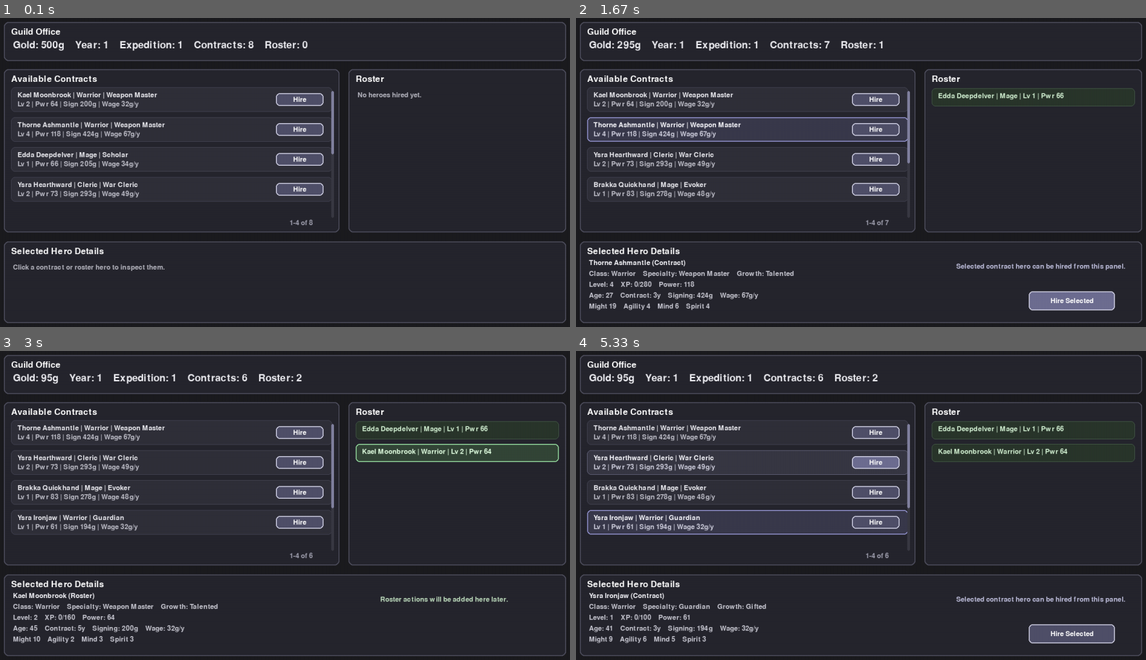
Above: before the commit, frames 1-4 (two rows, left to right).
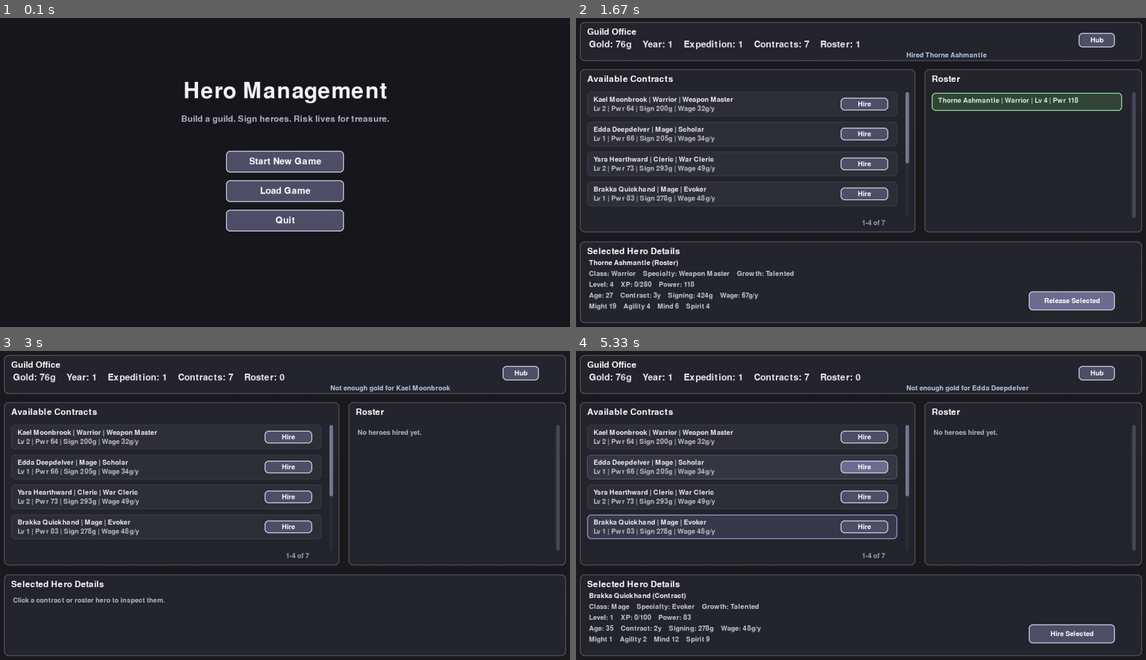
Above: after the commit, the same moments.

Repository: Mat-Ferraro/Hero_Management_pygame
Game: pygame game, started from main.py
The game is run twice, just before and just after one commit, with the same random seed, the same clock (stepped at 60 frames per second) and the same inputs.
Inputs (mouse positions are in pixels of both pictures, inside the frame that each line leads up to):
- Up to frame 1 (0.1 s): no input
- Up to frame 2 (1.67 s): click (861, 160) at 0.38 s, where only the run after the commit has a clickable "Start New Game"; click (741, 144) at 0.72 s, where only the run after the commit has a clickable "Guild"; click (741, 126) at 1.05 s; click "Hire Selected" at 1.38 s
- Up to frame 3 (3 s): click (495, 632) at 1.72 s, where only the run after the commit has a clickable "Release Selected"; press the mouse at (518, 372) at 2.03 s; move the mouse to (330, 502) at 2.13 s; release the mouse at (148, 632) at 2.27 s; click "Hire" at 2.38 s; press the mouse at (518, 372) at 2.7 s; move the mouse to (473, 409) at 2.8 s; release the mouse at (427, 449) at 2.93 s
- Up to frame 4 (5.33 s): click (855, 514) at 3.55 s; click (821, 449) at 3.88 s; press the mouse at (1094, 372) at 4.2 s; move the mouse to (883, 446) at 4.3 s; release the mouse at (672, 520) at 4.43 s; click "Hire" at 4.55 s; press the mouse at (861, 437) at 4.87 s; move the mouse to (957, 496) at 4.97 s; release the mouse at (1049, 558) at 5.1 s; click (866, 465) at 5.22 s

The runs differ from the first frame. In frame 1, 24% of the frame differs, in the area x 0-100%, y 1-99%; in frame 2, 9.9%; in frame 3, 11%; in frame 4, 12%.

Commit message:
adding menus and polishing existing management scene

Diff:
--- a/main.py
+++ b/main.py
@@ -7,7 +7,7 @@
 sys.path.insert(0, str(CORE_DIR))
 
 import pygame
-from game_state import create_game
+
 from pygame_ui.app import App
 
 
@@ -17,9 +17,7 @@
     screen = pygame.display.set_mode((1280, 720))
     pygame.display.set_caption("Hero Management")
 
-    state = create_game()
-
-    app = App(screen, state)
+    app = App(screen)
     app.run()
 
     pygame.quit()
--- a/pygame_ui/app.py
+++ b/pygame_ui/app.py
@@ -1,24 +1,83 @@
 import pygame
+
+from game_state import create_game
+from save_system import load_game, save_exists, save_game
+
+from pygame_ui.scenes.game_hub_scene import GameHubScene
+from pygame_ui.scenes.main_menu_scene import MainMenuScene
 from pygame_ui.scenes.management_scene import ManagementScene
 
 
 class App:
-    def __init__(self, screen, state):
+    def __init__(self, screen):
         self.screen = screen
-        self.state = state
         self.clock = pygame.time.Clock()
+        self.running = True
+        self.state = None
 
-        self.scene = ManagementScene(state)
+        self.show_main_menu()
+
+    def show_main_menu(self):
+        self.scene = MainMenuScene(
+            on_start_new_game=self.start_new_game,
+            on_load_game=self.load_game,
+            on_quit=self.quit_game,
+        )
+
+    def start_new_game(self):
+        self.state = create_game()
+        self.show_game_hub("New game started.")
+
+    def load_game(self):
+        if not save_exists():
+            print("No save file found.")
+            return
+
+        try:
+            self.state = load_game()
+        except Exception as exc:
+            print(f"Failed to load game: {exc}")
+            return
+
+        self.show_game_hub("Loaded saved game.")
+
+    def save_current_game(self):
+        if self.state is None:
+            return
+
+        try:
+            path = save_game(self.state)
+            print(f"Saved game to {path}")
+        except Exception as exc:
+            print(f"Save failed: {exc}")
+
+    def show_game_hub(self, status_message="Game hub."):
+        self.scene = GameHubScene(
+            state=self.state,
+            on_open_guild=self.show_guild,
+            on_save_game=self.save_current_game,
+            on_return_to_menu=self.show_main_menu,
+            status_message=status_message,
+        )
+
+    def show_guild(self):
+        self.scene = ManagementScene(
+            state=self.state,
+            on_return_to_hub=self.show_game_hub,
+            on_save_game=self.save_current_game,
+        )
+
+    def quit_game(self):
+        self.running = False
 
     def run(self):
-        running = True
-
-        while running:
+        while self.running:
             mouse_pos = pygame.mouse.get_pos()
 
             for event in pygame.event.get():
                 if event.type == pygame.QUIT:
-                    running = False
+                    self.running = False
+                    continue
 
                 self.scene.handle_event(event)
 
--- /dev/null
+++ b/pygame_ui/scenes/game_hub_scene.py
@@ -0,0 +1,97 @@
+import pygame
+
+from ..widgets.button import Button
+from ..widgets.panel import Panel
+
+
+class GameHubScene:
+    def __init__(self, state, on_open_guild, on_save_game, on_return_to_menu, status_message=""):
+        self.state = state
+        self.on_open_guild = on_open_guild
+        self.on_save_game = on_save_game
+        self.on_return_to_menu = on_return_to_menu
+        self.status_message = status_message
+
+        self.mouse_pos = (0, 0)
+
+        self.title_font = pygame.font.SysFont(None, 56)
+        self.header_font = pygame.font.SysFont(None, 30)
+        self.font = pygame.font.SysFont(None, 24)
+        self.button_font = pygame.font.SysFont(None, 28)
+
+        self.header_panel = Panel((40, 40, 1200, 110), "Game Hub")
+        self.main_panel = Panel((40, 180, 1200, 480), "Choose Destination")
+
+    def handle_event(self, event):
+        if event.type == pygame.MOUSEBUTTONUP and event.button == 1:
+            for button in self.build_buttons():
+                if button.rect.collidepoint(event.pos):
+                    button.on_click()
+                    return
+
+    def update(self, mouse_pos):
+        self.mouse_pos = mouse_pos
+
+    def draw(self, screen):
+        screen.fill((28, 28, 32))
+
+        self.header_panel.draw(screen, self.header_font)
+        self.main_panel.draw(screen, self.header_font)
+
+        stats = (
+            f"Gold: {self.state.gold}g    "
+            f"Year: {self.state.year}    "
+            f"Expedition: {self.state.expedition}    "
+            f"Contracts: {len(self.state.available_contracts)}    "
+            f"Roster: {len(self.state.roster)}"
+        )
+
+        screen.blit(
+            self.header_font.render(stats, True, (235, 235, 240)),
+            (70, 92),
+        )
+
+        if self.status_message:
+            screen.blit(
+                self.font.render(self.status_message, True, (180, 200, 230)),
+                (70, 125),
+            )
+
+        for button in self.build_buttons():
+            button.update(self.mouse_pos)
+            button.draw(screen, self.button_font)
+
+        self.draw_descriptions(screen)
+
+    def draw_descriptions(self, screen):
+        descriptions = [
+            ("Guild", "Hire heroes, inspect roster, and manage contracts."),
+            ("Expedition", "Prepare parties and choose dungeons. Coming soon."),
+            ("Market", "Buy supplies and equipment. Coming soon."),
+            ("Inventory", "View and equip items. Coming soon."),
+        ]
+
+        y = 440
+        for title, description in descriptions:
+            text = f"{title}: {description}"
+            screen.blit(self.font.render(text, True, (190, 190, 205)), (260, y))
+            y += 30
+
+    def build_buttons(self):
+        return [
+            Button((260, 260, 220, 56), "Guild", self.on_open_guild),
+            Button((530, 260, 220, 56), "Expedition", self.coming_soon_expedition),
+            Button((800, 260, 220, 56), "Market", self.coming_soon_market),
+            Button((260, 340, 220, 56), "Inventory", self.coming_soon_inventory),
+            Button((530, 340, 220, 56), "Save Game", self.on_save_game),
+            Button((800, 340, 220, 56), "Main Menu", self.on_return_to_menu),
+        ]
+
+    def coming_soon_expedition(self):
+        self.status_message = "Expedition screen coming soon."
+
+    def coming_soon_market(self):
+        self.status_message = "Market screen coming soon."
+
+    def coming_soon_inventory(self):
+        self.status_message = "Inventory screen coming soon."
--- /dev/null
+++ b/pygame_ui/scenes/main_menu_scene.py
@@ -0,0 +1,70 @@
+import pygame
+
+from ..widgets.button import Button
+
+
+class MainMenuScene:
+    def __init__(self, on_start_new_game, on_load_game, on_quit):
+        self.on_start_new_game = on_start_new_game
+        self.on_load_game = on_load_game
+        self.on_quit = on_quit
+
+        self.title_font = pygame.font.SysFont(None, 72)
+        self.subtitle_font = pygame.font.SysFont(None, 28)
+        self.button_font = pygame.font.SysFont(None, 30)
+
+        self.mouse_pos = (0, 0)
+        self.status_message = ""
+
+    def handle_event(self, event):
+        if event.type == pygame.MOUSEBUTTONUP and event.button == 1:
+            for button in self.build_buttons():
+                if button.rect.collidepoint(event.pos):
+                    button.on_click()
+                    return
+
+    def update(self, mouse_pos):
+        self.mouse_pos = mouse_pos
+
+    def draw(self, screen):
+        screen.fill((24, 24, 30))
+
+        title = self.title_font.render("Hero Management", True, (245, 245, 250))
+        title_rect = title.get_rect(center=(640, 170))
+        screen.blit(title, title_rect)
+
+        subtitle = self.subtitle_font.render(
+            "Build a guild. Sign heroes. Risk lives for treasure.",
+            True,
+            (180, 180, 195),
+        )
+        subtitle_rect = subtitle.get_rect(center=(640, 230))
+        screen.blit(subtitle, subtitle_rect)
+
+        for button in self.build_buttons():
+            button.update(self.mouse_pos)
+            button.draw(screen, self.button_font)
+
+        if self.status_message:
+            status = self.subtitle_font.render(self.status_message, True, (210, 180, 180))
+            status_rect = status.get_rect(center=(640, 520))
+            screen.blit(status, status_rect)
+
+    def build_buttons(self):
+        return [
+            Button(
+                (510, 300, 260, 48),
+                "Start New Game",
+                self.on_start_new_game,
+            ),
+            Button(
+                (510, 365, 260, 48),
+                "Load Game",
+                self.on_load_game,
+            ),
+            Button(
+                (510, 430, 260, 48),
+                "Quit",
+                self.on_quit,
+            ),
+        ]
--- a/pygame_ui/scenes/management_scene.py
+++ b/pygame_ui/scenes/management_scene.py
@@ -8,38 +8,43 @@
     CONTRACT_VISIBLE_ROWS = 4
     ROSTER_VISIBLE_ROWS = 4
 
-    CONTRACT_ROW_START_Y = 170
     CONTRACT_ROW_SPACING = 66
-
-    ROSTER_ROW_START_Y = 170
     ROSTER_ROW_SPACING = 50
 
-    def __init__(self, state):
+    SCROLLBAR_WIDTH = 8
+    SCROLLBAR_MARGIN = 14
+
+    def __init__(self, state, on_return_to_hub, on_save_game):
         self.state = state
+        self.on_return_to_hub = on_return_to_hub
+        self.on_save_game = on_save_game
 
         self.font = pygame.font.SysFont(None, 22)
         self.title_font = pygame.font.SysFont(None, 28)
-        self.header_font = pygame.font.SysFont(None, 32)
+        self.header_font = pygame.font.SysFont(None, 30)
 
         self.mouse_pos = (0, 0)
-
         self.selected_hero = None
         self.selected_source = ""
 
         self.contract_scroll = 0
         self.roster_scroll = 0
+        self.status_message = "Guild screen active."
 
         self.header_panel = Panel((20, 16, 1240, 86), "Guild Office")
         self.contracts_panel = Panel((20, 120, 740, 360), "Available Contracts")
         self.roster_panel = Panel((780, 120, 480, 360), "Roster")
         self.details_panel = Panel((20, 500, 1240, 180), "Selected Hero Details")
 
+        self.contract_row_start_y = self.contracts_panel.rect.y + 60
+        self.roster_row_start_y = self.roster_panel.rect.y + 60
+
     def hire_hero(self, hero):
         if hero not in self.state.available_contracts:
             return
 
         if self.state.gold < hero.signing_bonus:
-            print(f"Not enough gold for {hero.name}")
+            self.status_message = f"Not enough gold for {hero.name}"
             return
 
         self.state.gold -= hero.signing_bonus
@@ -54,17 +59,33 @@
 
         self.selected_hero = hero
         self.selected_source = "Roster"
-
-        print(f"Hired {hero.name}")
+        self.status_message = f"Hired {hero.name}"
 
     def hire_selected_hero(self):
-        if self.selected_hero is None:
-            return
-
-        if self.selected_source != "Contract":
-            return
-
-        self.hire_hero(self.selected_hero)
+        if self.selected_hero is not None and self.selected_source == "Contract":
+            self.hire_hero(self.selected_hero)
+
+    def release_hero(self, hero):
+        if hero not in self.state.roster:
+            return
+
+        self.state.roster.remove(hero)
+
+        self.roster_scroll = self.clamp_scroll(
+            self.roster_scroll,
+            len(self.state.roster),
+            self.ROSTER_VISIBLE_ROWS,
+        )
+
+        if self.selected_hero is hero:
+            self.selected_hero = None
+            self.selected_source = ""
+
+        self.status_message = f"Released {hero.name}"
+
+    def release_selected_hero(self):
+        if self.selected_hero is not None and self.selected_source == "Roster":
+            self.release_hero(self.selected_hero)
 
     def handle_event(self, event):
         if event.type == pygame.MOUSEBUTTONUP and event.button == 1:
@@ -132,19 +153,25 @@
 
         screen.blit(self.header_font.render(stats, True, (235, 235, 240)), (40, 56))
 
+        if self.status_message:
+            screen.blit(
+                self.font.render(self.status_message, True, (180, 200, 230)),
+                (740, 82),
+            )
+
     def draw_contracts(self, screen):
-        y = self.CONTRACT_ROW_START_Y
+        y = self.contract_row_start_y
 
         for hero in self.visible_contracts():
             self.draw_contract_row(screen, hero, y)
             y += self.CONTRACT_ROW_SPACING
 
-        self.draw_scroll_hint(
-            screen,
-            self.contracts_panel,
-            self.contract_scroll,
-            len(self.state.available_contracts),
-            self.CONTRACT_VISIBLE_ROWS,
+        self.draw_scrollbar(
+            screen=screen,
+            panel=self.contracts_panel,
+            scroll=self.contract_scroll,
+            item_count=len(self.state.available_contracts),
+            visible_count=self.CONTRACT_VISIBLE_ROWS,
         )
 
     def draw_contract_row(self, screen, hero, y):
@@ -174,31 +201,35 @@
             f"Sign {hero.signing_bonus}g | Wage {hero.wage_per_year}g/y"
         )
 
-        name_color = (250, 250, 255) if is_hovered or is_selected else (235, 235, 240)
-        stat_color = (205, 205, 220) if is_hovered or is_selected else (190, 190, 200)
-
-        screen.blit(self.font.render(name_line, True, name_color), (50, y))
-        screen.blit(self.font.render(stat_line, True, stat_color), (50, y + 20))
+        screen.blit(self.font.render(name_line, True, (235, 235, 240)), (50, y))
+        screen.blit(self.font.render(stat_line, True, (190, 190, 200)), (50, y + 20))
 
     def draw_roster(self, screen):
         if not self.state.roster:
             screen.blit(
                 self.font.render("No heroes hired yet.", True, (180, 180, 190)),
-                (800, 170),
-            )
-            return
-
-        y = self.ROSTER_ROW_START_Y
+                (800, self.roster_row_start_y),
+            )
+            self.draw_scrollbar(
+                screen=screen,
+                panel=self.roster_panel,
+                scroll=self.roster_scroll,
+                item_count=len(self.state.roster),
+                visible_count=self.ROSTER_VISIBLE_ROWS,
+            )
+            return
+
+        y = self.roster_row_start_y
         for hero in self.visible_roster():
             self.draw_roster_row(screen, hero, y)
             y += self.ROSTER_ROW_SPACING
 
-        self.draw_scroll_hint(
-            screen,
-            self.roster_panel,
-            self.roster_scroll,
-            len(self.state.roster),
-            self.ROSTER_VISIBLE_ROWS,
+        self.draw_scrollbar(
+            screen=screen,
+            panel=self.roster_panel,
+            scroll=self.roster_scroll,
+            item_count=len(self.state.roster),
+            visible_count=self.ROSTER_VISIBLE_ROWS,
         )
 
     def draw_roster_row(self, screen, hero, y):
@@ -223,9 +254,7 @@
         pygame.draw.rect(screen, border_color, row_rect, border_width, border_radius=8)
 
         line = f"{hero.name} | {hero.hero_class} | Lv {hero.level} | Pwr {hero.combat_power()}"
-        text_color = (225, 255, 225) if is_hovered or is_selected else (210, 240, 210)
-
-        screen.blit(self.font.render(line, True, text_color), (810, y + 2))
+        screen.blit(self.font.render(line, True, (210, 240, 210)), (810, y + 2))
 
     def draw_selected_hero_details(self, screen):
         if self.selected_hero is None:
@@ -258,49 +287,68 @@
             screen.blit(self.font.render(line, True, color), (40, y))
             y += 24
 
-        if self.selected_source == "Contract":
-            hint = "Selected contract hero can be hired from this panel."
-            screen.blit(self.font.render(hint, True, (190, 190, 220)), (850, 548))
-        elif self.selected_source == "Roster":
-            hint = "Roster actions will be added here later."
-            screen.blit(self.font.render(hint, True, (190, 220, 190)), (850, 548))
-
-    def draw_scroll_hint(self, screen, panel, scroll, item_count, visible_count):
+    def draw_scrollbar(self, screen, panel, scroll, item_count, visible_count):
+        track_rect = self.scrollbar_track_rect(panel)
+
+        pygame.draw.rect(screen, (44, 44, 54), track_rect, border_radius=4)
+
         if item_count <= visible_count:
-            return
-
-        max_scroll = item_count - visible_count
+            pygame.draw.rect(screen, (72, 72, 88), track_rect, border_radius=4)
+            return
+
+        max_scroll = max(1, item_count - visible_count)
+
+        thumb_height = max(
+            28,
+            int(track_rect.height * (visible_count / item_count)),
+        )
+
+        scroll_ratio = scroll / max_scroll
+        thumb_y = track_rect.y + int((track_rect.height - thumb_height) * scroll_ratio)
+
+        thumb_rect = pygame.Rect(
+            track_rect.x,
+            thumb_y,
+            track_rect.width,
+            thumb_height,
+        )
+
+        pygame.draw.rect(screen, (120, 120, 150), thumb_rect, border_radius=4)
+
         hint = f"{scroll + 1}-{min(scroll + visible_count, item_count)} of {item_count}"
-
         screen.blit(
             self.font.render(hint, True, (160, 160, 175)),
-            (panel.rect.right - 110, panel.rect.bottom - 28),
-        )
-
-        track_rect = pygame.Rect(panel.rect.right - 18, panel.rect.y + 48, 6, panel.rect.height - 80)
-        pygame.draw.rect(screen, (58, 58, 68), track_rect, border_radius=3)
-
-        thumb_height = max(24, int(track_rect.height * (visible_count / item_count)))
-        scroll_ratio = 0 if max_scroll == 0 else scroll / max_scroll
-        thumb_y = track_rect.y + int((track_rect.height - thumb_height) * scroll_ratio)
-
-        thumb_rect = pygame.Rect(track_rect.x, thumb_y, track_rect.width, thumb_height)
-        pygame.draw.rect(screen, (130, 130, 160), thumb_rect, border_radius=3)
+            (panel.rect.right - 118, panel.rect.bottom - 28),
+        )
+
+    def scrollbar_track_rect(self, panel):
+        return pygame.Rect(
+            panel.rect.right - self.SCROLLBAR_MARGIN - self.SCROLLBAR_WIDTH,
+            panel.rect.y + 50,
+            self.SCROLLBAR_WIDTH,
+            panel.rect.height - 82,
+        )
 
     def build_all_buttons(self):
         buttons = []
+        buttons.extend(self.build_header_buttons())
         buttons.extend(self.build_contract_buttons())
         buttons.extend(self.build_detail_buttons())
         return buttons
 
+    def build_header_buttons(self):
+        return [
+            Button((1120, 40, 80, 32), "Hub", self.on_return_to_hub),
+        ]
+
     def build_contract_buttons(self):
         buttons = []
 
-        y = self.CONTRACT_ROW_START_Y
+        y = self.contract_row_start_y
         for hero in self.visible_contracts():
             buttons.append(
                 Button(
-                    (620, y + 3, 105, 28),
+                    (595, y + 3, 105, 28),
                     "Hire",
                     lambda h=hero: self.hire_hero(h),
                 )
@@ -316,18 +364,14 @@
             return buttons
 
         if self.selected_source == "Contract":
-            buttons.append(
-                Button(
-                    (1010, 610, 190, 42),
-                    "Hire Selected",
-                    self.hire_selected_hero,
-                )
-            )
+            buttons.append(Button((1010, 610, 190, 42), "Hire Selected", self.hire_selected_hero))
+        elif self.selected_source == "Roster":
+            buttons.append(Button((1010, 610, 190, 42), "Release Selected", self.release_selected_hero))
 
         return buttons
 
     def handle_row_click(self, pos):
-        y = self.CONTRACT_ROW_START_Y
+        y = self.contract_row_start_y
         for hero in self.visible_contracts():
             if self.contract_row_rect(y).collidepoint(pos):
                 self.selected_hero = hero
@@ -335,7 +379,7 @@
                 return
             y += self.CONTRACT_ROW_SPACING
 
-        y = self.ROSTER_ROW_START_Y
+        y = self.roster_row_start_y
         for hero in self.visible_roster():
             if self.roster_row_rect(y).collidepoint(pos):
                 self.selected_hero = hero
@@ -352,7 +396,7 @@
         return self.state.roster[self.roster_scroll:end]
 
     def contract_row_rect(self, y):
-        return pygame.Rect(36, y - 10, 708, 54)
+        return pygame.Rect(36, y - 10, 684, 54)
 
     def roster_row_rect(self, y):
-        return pygame.Rect(796, y - 8, 448, 40)
+        return pygame.Rect(796, y - 8, 420, 40)
